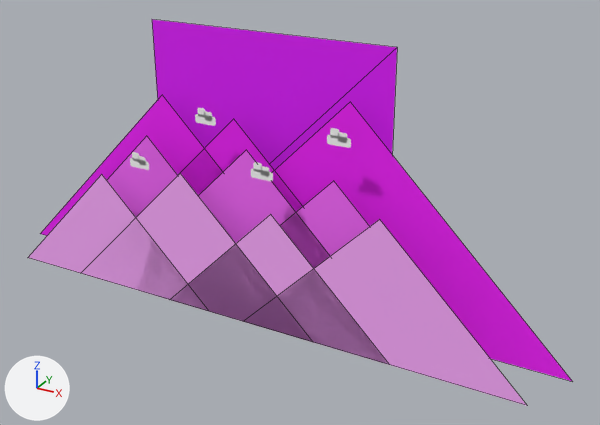
The glTF model public/glb/background-purple.glb: old version first, new version second.
Rendered twice from a 50 mm lens placed at (1.52, -2.12, 1.1), pointed at (0.2, 0.29, -0.11). The lights are fixed; the arrows at lower left show +X, +Y and +Z. The older version comes first. Mesh edges are drawn as thin lines on the coarser meshes.

Names of what the first picture shows: 'Background-2', 'Background-3', 'Background-4', 'Background-5', 'Clouds'.
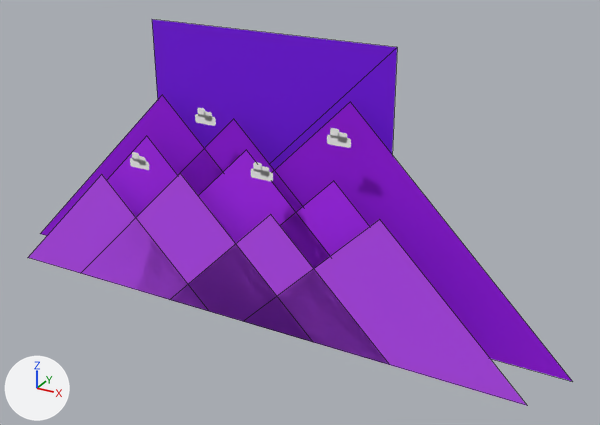
Boxes [x1, y1, x2, y2] around the edits, measured in the pictures (600 x 425 px):
'Background-2', recoloured (pink to purple): [28, 173, 527, 406] in both
'Background-4', recoloured (pink to purple): [40, 95, 572, 381] in both
'Background-5', recoloured (darker): [152, 19, 397, 170] in both
'Background-3', recoloured (pink to purple): [107, 136, 370, 268] in both

The change, as a list of edits to the scene's bpy script:
```text
Change mat_color_5:
    mat_color_5.base_color: (0.761, 0.00699, 1.0) -> (0.191, 0.00243, 0.831)  # pink #e214ff -> purple #7908eb
Change mat_color_3:
    mat_color_3.base_color: (0.956, 0.144, 1.0) -> (0.44, 0.016, 1.0)  # pink #fa6aff -> purple #b122ff
Change mat_color_2:
    mat_color_2.base_color: (0.982, 0.413, 1.0) -> (0.527, 0.0723, 1.0)  # pink #fdacff -> purple #c04cff
Change mat_color_4:
    mat_color_4.base_color: (0.922, 0.00972, 1.0) -> (0.328, 0.00243, 0.831)  # pink #f619ff -> purple #9b08eb
```
